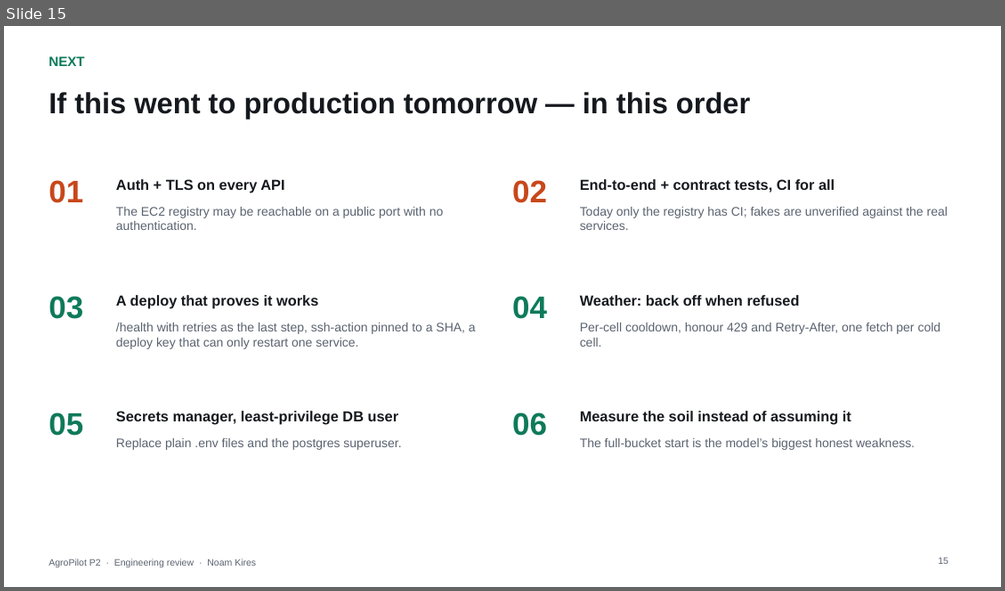
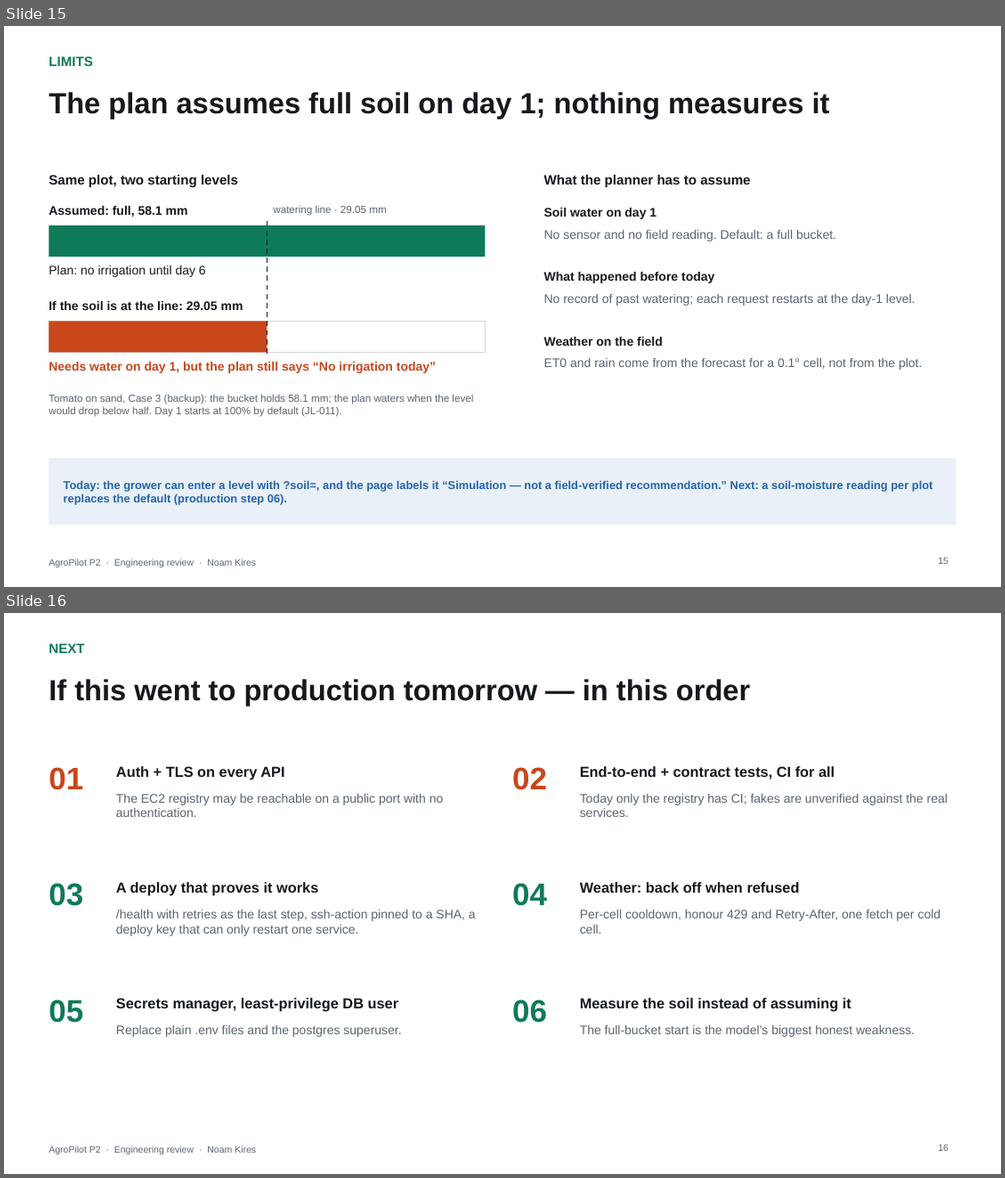
Before and after one commit to NoamKB/ArgoPilot, a slide deck: docs/presentations/AgroPilot-P2-Review.pptx. Shown one above the other, each under a label of ours: slide 15 before the commit, slides 15 and 16 after it. The pictures are 1005x591 and 1005x1178 pixels, drawn with LibreOffice and Linux fonts; fonts in the diff are those of the drawing. Boxes give left, top, right and bottom in pixels: in the first picture for what was removed or moved away, otherwise in the second. Text is boxed around its words. In the diff, an @@ line names an element or a change of style, - is before the commit and + after.

```diff
--- a/docs/presentations/AgroPilot-P2-Review.pptx
+++ b/docs/presentations/AgroPilot-P2-Review.pptx
@@ slide 15 added at <box>4,26,1001,587</box>, background #FFFFFF; not listed: 1 template element that a slide beside it also shows @@
@@ text added at <box>48,56,93,66</box>, 13 pt, text #0E7A5A, bold @@
+LIMITS
@@ title added at <box>48,92,830,119</box>, 28 pt, text #15191E, bold @@
+The plan assumes full soil on day 1; nothing measures it
@@ text added at <box>48,175,238,187</box>, 13 pt, text #15191E, bold @@
+Same plot, two starting levels
@@ text added at <box>544,175,750,187</box>, 13 pt, text #15191E, bold @@
+What the planner has to assume
@@ text added at <box>48,206,188,216</box>, 12 pt, text #15191E, bold @@
+Assumed: full, 58.1 mm
@@ text added at <box>273,205,386,215</box>, 10 pt, text #5A6370 @@
+watering line · 29.05 mm
@@ text added at <box>544,208,656,219</box>, 12 pt, text #15191E, bold @@
+Soil water on day 1
@@ rectangle added at <box>48,225,485,257</box>, fill #0E7A5A @@
@@ line added from (267, 221) to (267, 356), #15191E 1.25 pt dashed @@
@@ text added at <box>544,230,836,241</box>, 12 pt, text #5A6370 @@
+No sensor and no field reading. Default: a full bucket.
@@ text added at <box>48,265,206,277</box>, 12 pt, text #15191E @@
+Plan: no irrigation until day 6
@@ text added at <box>544,272,714,283</box>, 12 pt, text #15191E, bold @@
+What happened before today
@@ text added at <box>48,301,243,310</box>, 12 pt, text #15191E, bold @@
+If the soil is at the line: 29.05 mm
@@ text added at <box>544,294,915,305</box>, 12 pt, text #5A6370 @@
+No record of past watering; each request restarts at the day-1 level.
@@ rectangle added at <box>48,321,485,352</box>, outline #D3D8DD 1 pt @@
@@ rectangle added at <box>48,321,267,352</box>, fill #C8471B @@
@@ text added at <box>544,337,663,346</box>, 12 pt, text #15191E, bold @@
+Weather on the field
@@ text added at <box>48,362,436,373</box>, 12 pt, text #C8471B, bold @@
+Needs water on day 1, but the plan still says “No irrigation today”
@@ text added at <box>544,358,922,370</box>, 12 pt, text #5A6370 @@
+ET0 and rain come from the forecast for a 0.1° cell, not from the plot.
@@ text added at <box>48,394,473,417</box>, 10 pt, text #5A6370 @@
+Tomato on sand, Case 3 (backup): the bucket holds 58.1 mm; the plan waters when the level would drop below half. Day 1 starts at 100% by default (JL-011).
@@ rectangle added at <box>48,459,956,524</box>, fill #E9F0F8 @@
@@ text added at <box>64,480,933,505</box>, 11 pt, text #2563A8, bold @@
+Today: the grower can enter a level with ?soil=, and the page labels it “Simulation — not a field-verified recommendation.” Next: a soil-moisture reading per plot replaces the default (production step 06).
@@ page number added at <box>938,557,948,564</box>, 9 pt, text #5A6370 @@
+15
@@ what was slide 15 is now slide 16 @@
```
Also in this commit, not shown: 6 slides changed, 3 other slides added, 3 slides removed.
